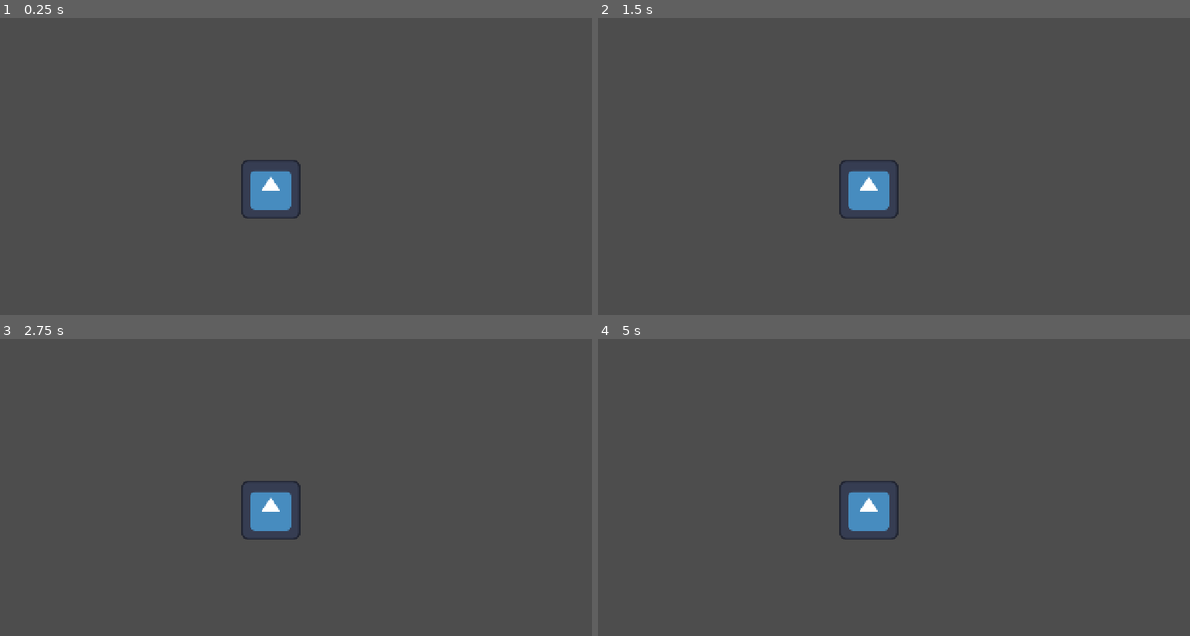
Above: before the commit, frames 1-4 (two rows, left to right).
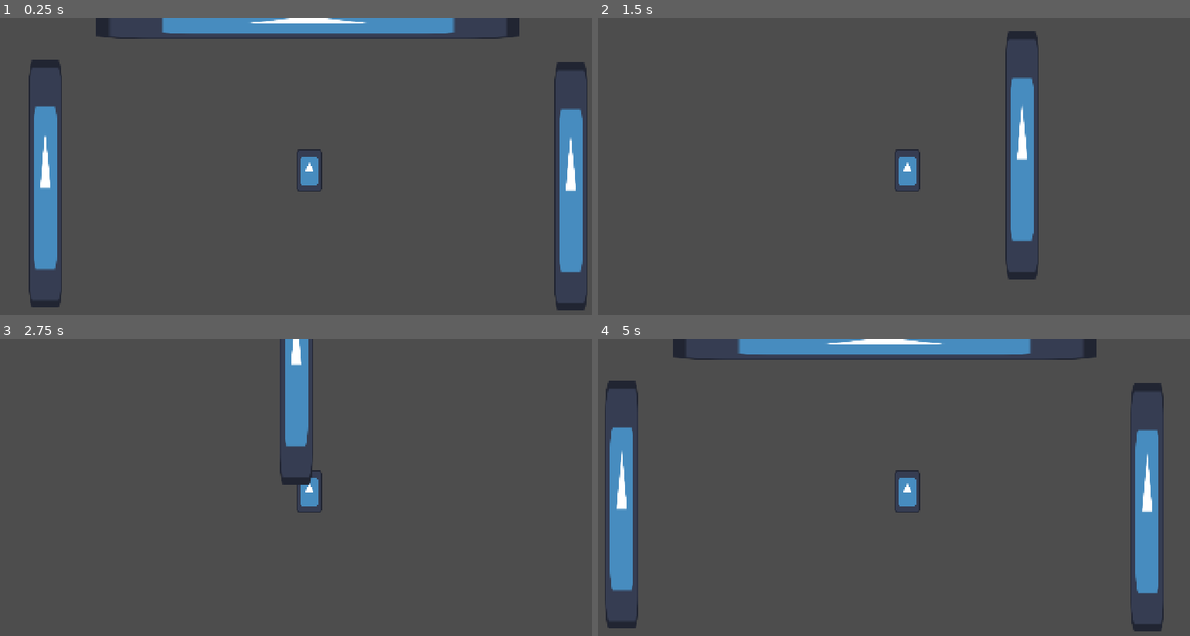
Above: after the commit, the same moments.

Repository: kikis05/SquirrelGame
Game: Godot game, scene res://scenes/main.tscn
The game is run twice, just before and just after one commit, with the same random seed, the same clock (stepped at 60 frames per second) and the same inputs. The engine's default icon, where the game draws it, is replaced by a stand-in: a white triangle on a blue panel in a dark square.
Inputs:
- Up to frame 1 (0.25 s): no input
- Up to frame 2 (1.5 s): tap Enter at 0.5 s; hold Right (right, bound only after the commit) 0.53-1.28 s; hold S (down, bound only after the commit) from 1.28 s (still down)
- Up to frame 3 (2.75 s): release S (down, bound only after the commit) at 2.03 s; hold Right (right, bound only after the commit) from 2.03 s (still down)
- Up to frame 4 (5 s): release Right (right, bound only after the commit) at 2.78 s; hold W (up, bound only after the commit) 2.78-3.53 s; hold A (left, bound only after the commit) from 3.53 s (still down)

The runs differ from the first frame. In frame 1, 10% of the frame differs, in the area x 4-100%, y 0-99%; in frame 2, 4.3%; in frame 3, 3.2%; in frame 4, 10%.

Commit message:
base player movement
Adds 8 directional movement with WASD or the arrow keys. This movement has friction & acceleration that can be changed in the future.

Diff:
--- /dev/null
+++ b/entities/player/player.gd
@@ -0,0 +1,28 @@
+extends CharacterBody2D
+
+@export var speed = 150
+@export_range(0.0, 1.0) var friction = 0.25
+@export_range(0.0 , 1.0) var acceleration = 0.3
+
+
+func _ready():
+	pass
+
+func _physics_process(delta):
+	var movement_dir = Vector2(Input.get_axis("left", "right"), Input.get_axis("up", "down"))
+	if movement_dir.length() > 0:
+		movement_dir = movement_dir.normalized()
+
+	# horizontal movement
+	if movement_dir[0] != 0:
+		velocity.x = lerp(velocity.x, movement_dir[0] * speed, acceleration)
+	else:
+		velocity.x = lerp(velocity.x, 0.0, friction)
+
+	# vertical movement
+	if movement_dir[1] != 0:
+		velocity.y = lerp(velocity.y, movement_dir[1] * speed, acceleration)
+	else:
+		velocity.y = lerp(velocity.y, 0.0, friction)
+
+	move_and_slide()
--- /dev/null
+++ b/entities/player/player.tscn
@@ -0,0 +1,31 @@
+[gd_scene load_steps=5 format=3 uid="uid://ctdj7k4cwb4f6"]
+
+[ext_resource type="Script" uid="uid://wpgykegedrya" path="res://entities/player/player.gd" id="1_abrql"]
+[ext_resource type="Texture2D" uid="uid://c3ihirpd8epus" path="res://icon.svg" id="1_symyc"]
+
+[sub_resource type="SpriteFrames" id="SpriteFrames_abrql"]
+animations = [{
+"frames": [{
+"duration": 1.0,
+"texture": ExtResource("1_symyc")
+}],
+"loop": true,
+"name": &"default",
+"speed": 5.0
+}]
+
+[sub_resource type="CapsuleShape2D" id="CapsuleShape2D_sglur"]
+radius = 9.0
+height = 32.0
+
+[node name="Player" type="CharacterBody2D"]
+script = ExtResource("1_abrql")
+
+[node name="AnimatedSprite2D" type="AnimatedSprite2D" parent="."]
+position = Vector2(0, -16.5)
+scale = Vector2(0.15625, 0.257812)
+sprite_frames = SubResource("SpriteFrames_abrql")
+
+[node name="CollisionShape2D" type="CollisionShape2D" parent="."]
+position = Vector2(0, -16)
+shape = SubResource("CapsuleShape2D_sglur")
--- a/project.godot
+++ b/project.godot
@@ -24,6 +24,33 @@
 window/stretch/mode="viewport"
 window/stretch/scale_mode="integer"
 
+[input]
+
+up={
+"deadzone": 0.2,
+"events": [Object(InputEventKey,"resource_local_to_scene":false,"resource_name":"","device":-1,"window_id":0,"alt_pressed":false,"shift_pressed":false,"ctrl_pressed":false,"meta_pressed":false,"pressed":false,"keycode":0,"physical_keycode":87,"key_label":0,"unicode":119,"location":0,"echo":false,"script":null)
+, Object(InputEventKey,"resource_local_to_scene":false,"resource_name":"","device":-1,"window_id":0,"alt_pressed":false,"shift_pressed":false,"ctrl_pressed":false,"meta_pressed":false,"pressed":false,"keycode":0,"physical_keycode":4194320,"key_label":0,"unicode":0,"location":0,"echo":false,"script":null)
+]
+}
+down={
+"deadzone": 0.2,
+"events": [Object(InputEventKey,"resource_local_to_scene":false,"resource_name":"","device":-1,"window_id":0,"alt_pressed":false,"shift_pressed":false,"ctrl_pressed":false,"meta_pressed":false,"pressed":false,"keycode":0,"physical_keycode":83,"key_label":0,"unicode":115,"location":0,"echo":false,"script":null)
+, Object(InputEventKey,"resource_local_to_scene":false,"resource_name":"","device":-1,"window_id":0,"alt_pressed":false,"shift_pressed":false,"ctrl_pressed":false,"meta_pressed":false,"pressed":false,"keycode":0,"physical_keycode":4194322,"key_label":0,"unicode":0,"location":0,"echo":false,"script":null)
+]
+}
+left={
+"deadzone": 0.2,
+"events": [Object(InputEventKey,"resource_local_to_scene":false,"resource_name":"","device":-1,"window_id":0,"alt_pressed":false,"shift_pressed":false,"ctrl_pressed":false,"meta_pressed":false,"pressed":false,"keycode":0,"physical_keycode":65,"key_label":0,"unicode":97,"location":0,"echo":false,"script":null)
+, Object(InputEventKey,"resource_local_to_scene":false,"resource_name":"","device":-1,"window_id":0,"alt_pressed":false,"shift_pressed":false,"ctrl_pressed":false,"meta_pressed":false,"pressed":false,"keycode":0,"physical_keycode":4194319,"key_label":0,"unicode":0,"location":0,"echo":false,"script":null)
+]
+}
+right={
+"deadzone": 0.2,
+"events": [Object(InputEventKey,"resource_local_to_scene":false,"resource_name":"","device":-1,"window_id":0,"alt_pressed":false,"shift_pressed":false,"ctrl_pressed":false,"meta_pressed":false,"pressed":false,"keycode":0,"physical_keycode":4194321,"key_label":0,"unicode":0,"location":0,"echo":false,"script":null)
+, Object(InputEventKey,"resource_local_to_scene":false,"resource_name":"","device":-1,"window_id":0,"alt_pressed":false,"shift_pressed":false,"ctrl_pressed":false,"meta_pressed":false,"pressed":false,"keycode":0,"physical_keycode":68,"key_label":0,"unicode":100,"location":0,"echo":false,"script":null)
+]
+}
+
 [rendering]
 
 renderer/rendering_method="gl_compatibility"
--- a/scenes/main.tscn
+++ b/scenes/main.tscn
@@ -1,10 +1,26 @@
-[gd_scene load_steps=2 format=3 uid="uid://df3pjjjqdan63"]
+[gd_scene load_steps=3 format=3 uid="uid://df3pjjjqdan63"]
 
-[ext_resource type="Texture2D" uid="uid://c3ihirpd8epus" path="res://icon.svg" id="1_o5qli"]
+[ext_resource type="PackedScene" uid="uid://ctdj7k4cwb4f6" path="res://entities/player/player.tscn" id="1_o5qli"]
+[ext_resource type="Texture2D" uid="uid://c3ihirpd8epus" path="res://icon.svg" id="2_0wfyh"]
 
 [node name="Main" type="Node"]
 
+[node name="Player" parent="." instance=ExtResource("1_o5qli")]
+position = Vector2(240, 135)
+
+[node name="OptionalCamera" type="Camera2D" parent="Player"]
+
 [node name="Icon" type="Sprite2D" parent="."]
-position = Vector2(210, 133)
-scale = Vector2(0.359375, 0.359375)
-texture = ExtResource("1_o5qli")
+position = Vector2(35, 129)
+scale = Vector2(0.203125, 1.50781)
+texture = ExtResource("2_0wfyh")
+
+[node name="Icon2" type="Sprite2D" parent="."]
+position = Vector2(443, 131)
+scale = Vector2(0.203125, 1.50781)
+texture = ExtResource("2_0wfyh")
+
+[node name="Icon3" type="Sprite2D" parent="."]
+position = Vector2(239, 4)
+scale = Vector2(2.57031, 0.191406)
+texture = ExtResource("2_0wfyh")
Not shown, added: entities/player/player.gd.uid
